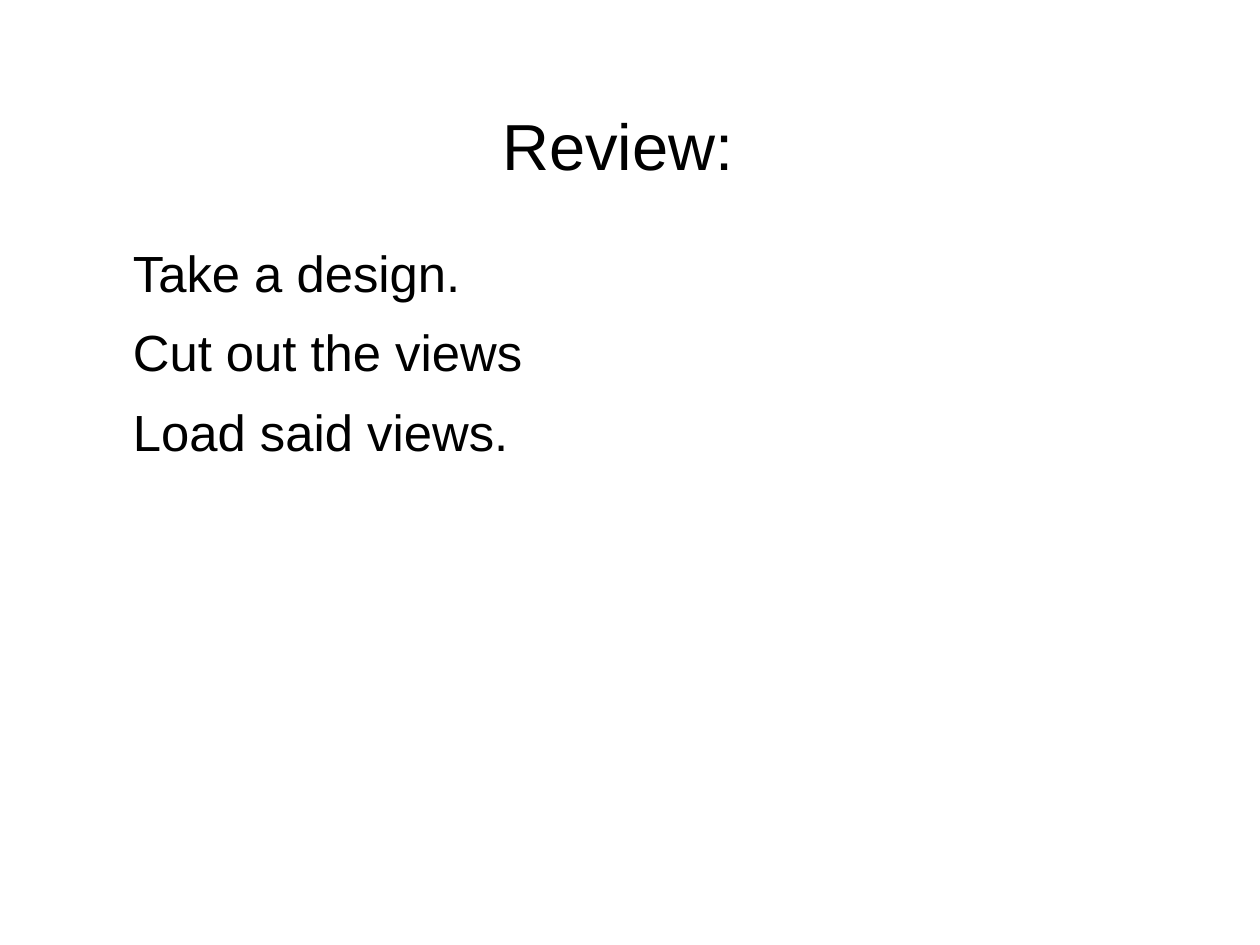
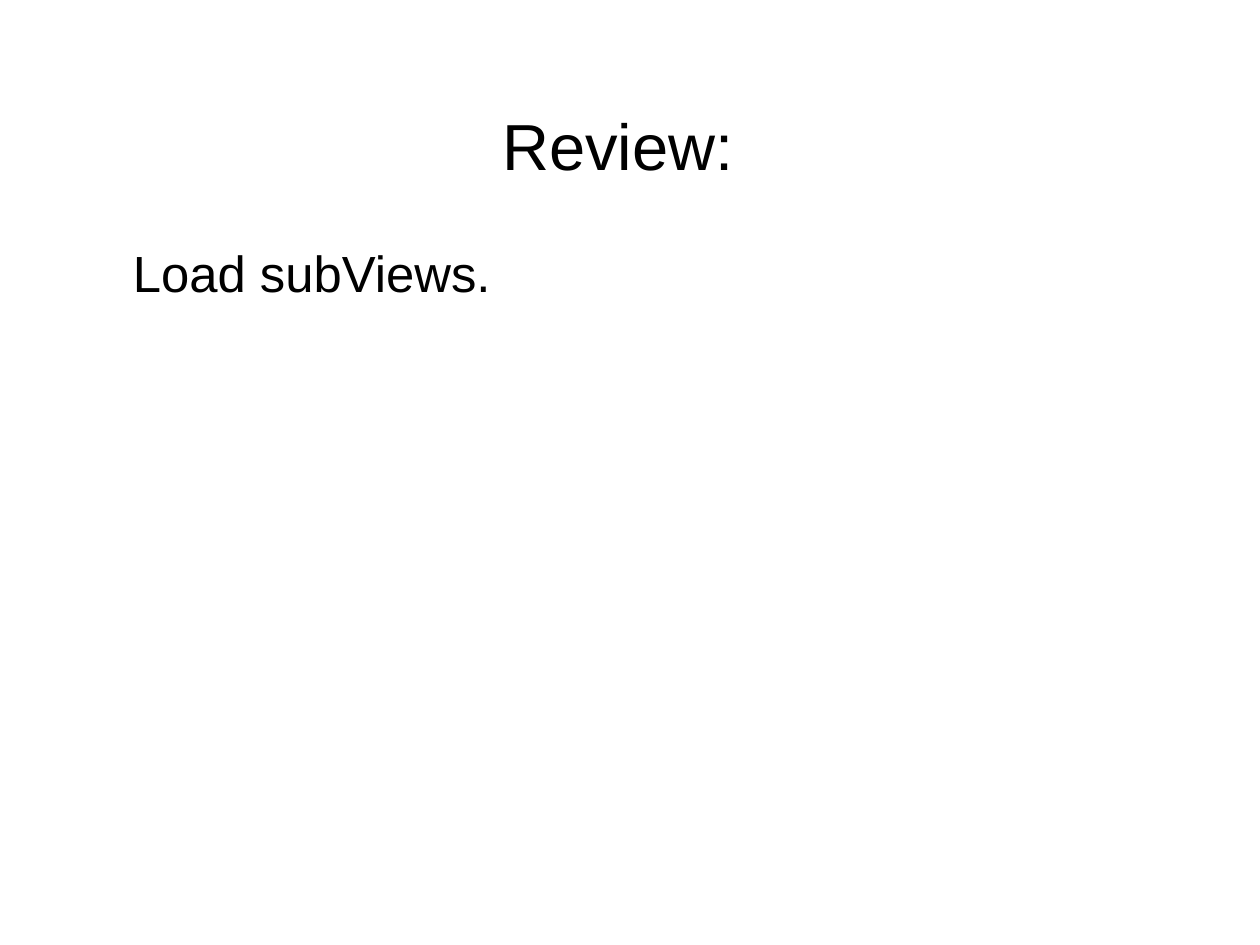
Before and after one commit to shawea/blueGrass, a slide deck: slide 1 of trainTheTrainer/2of2.odp. Drawn at 1260x945 pixels with LibreOffice and Linux fonts; fonts in the diff are those of the drawing; background and template pictures are left out. Boxes give left, top, right and bottom in pixels: in the first picture for what was removed or moved away, otherwise in the second. Text is boxed around its words. In the diff, an @@ line names an element or a change of style, - is before the commit and + after.

```diff
--- a/trainTheTrainer/2of2.odp
+++ b/trainTheTrainer/2of2.odp
@@ text at [133, 255, 491, 293]: text changed @@
-Take a design.
-Cut out the views
-Load said views.
+Load subViews.
```
Also in this commit, not shown: 2 other slides changed, 5 slides added, 1 slide removed, 22 other files.
